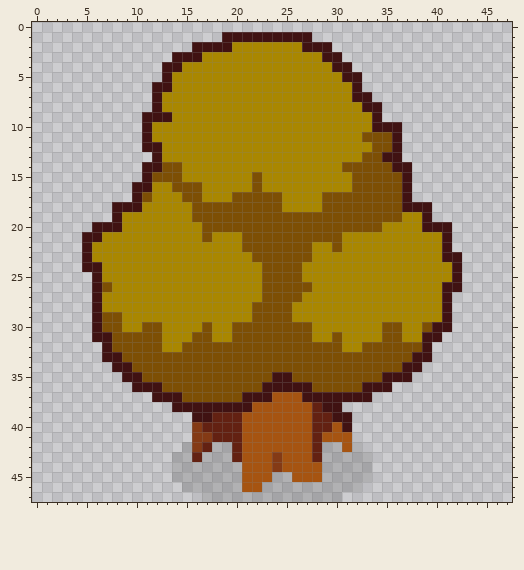
Pixel-art sprite, stored at Roguelike_unity/Assets/Art/Environment/Tree.png. The first picture shows the starting point.
The file is 48x48 pixels.
New version:
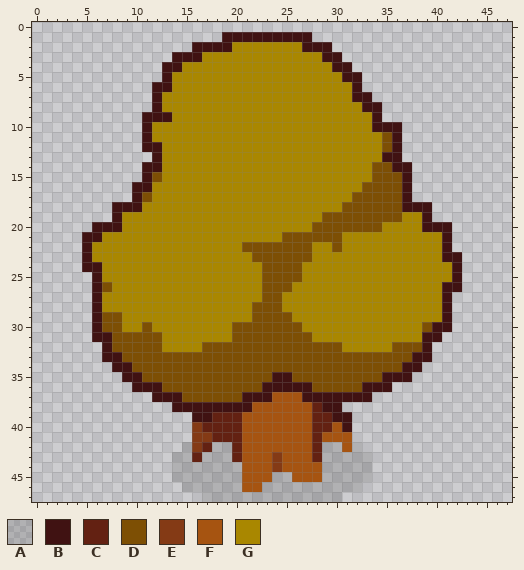
Palette (. is transparent): A #00000023  B #401212  C #632112  D #7d4f04  E #843a15  F #a65411  G #a98700
Changes in this commit:
@@ x 11..36 @@
 10 BGGGGGGGGGGGGGGGGGGGGGGBBB
-11 BGGGGGGGGGGGGGGGGGGGGGDDDB
-12 BBGGGGGGGGGGGGGGGGGGGGGDDB
-13 .BGGGGGGGGGGGGGGGGGGGGDDBB
-14 BBDDGGGGGGGGGGGGGGGGDDDDDB
-15 BDDDGGGGGGGDGGGGGGGGGDDDDD
-16 BGGDDDGGGGGDGGGGGGGGGDDDDD
-17 DGGGDDGGGDDDDDGGGGDDDDDDDD
-18 GGGGGDDDDDDDDDGGGGDDDDDDDD
-19 GGGGGDDDDDDDDDDDDDDDDDDDDD
-20 GGGGGGDDDDDDDDDDDDDDDDDDGG
-21 GGGGGGDGGGDDDDDDDDDDGGGGGG
+11 BGGGGGGGGGGGGGGGGGGGGGGGDB
+12 BBGGGGGGGGGGGGGGGGGGGGGGDB
+13 .BGGGGGGGGGGGGGGGGGGGGGGBB
+14 BBGGGGGGGGGGGGGGGGGGGGGDDB
+15 BDGGGGGGGGGGGGGGGGGGGGGDDD
+16 BGGGGGGGGGGGGGGGGGGGGGDDDD
+17 DGGGGGGGGGGGGGGGGGGGGDDDDD
+18 GGGGGGGGGGGGGGGGGGGGDDDDDD
+19 GGGGGGGGGGGGGGGGGGDDDDDDDD
+20 GGGGGGGGGGGGGGGGGDDDDDDDGG
+21 GGGGGGGGGGGGGGDDDDDDGGGGGG
 22 GGGGGGGGGGDDDDDDDGGDGGGGGG
@@ x 10..38 @@
 25 GGGGGGGGGGGGGDDDDGGGGGGGGGGGG
-26 GGGGGGGGGGGGGDDDDDGGGGGGGGGGG
-27 GGGGGGGGGGGGGDDDDGGGGGGGGGGGG
-28 GGGGGGGGGGGGDDDDGGGGGGGGGGGGG
+26 GGGGGGGGGGGGGDDDGGGGGGGGGGGGG
+27 GGGGGGGGGGGGGDDGGGGGGGGGGGGGG
+28 GGGGGGGGGGGGDDDGGGGGGGGGGGGGG
 29 GGGGGGGGGGGGDDDDGGGGGGGGGGGGG
-30 GDDGGGGDGGDDDDDDDDGGGGGGGDDGG
-31 DDDGGGDDGGDDDDDDDDGGDGGGGDDGG
-32 DDDGGDDDDDDDDDDDDDDDDGGDDDDDD
+30 GDGGGGGGGGDDDDDDDGGGGGGGGGGGG
+31 DDDGGGGGGGDDDDDDDDGGGGGGGGGGG
+32 DDDGGGGDDDDDDDDDDDDDDGGGGGDDD
 33 DDDDDDDDDDDDDDDDDDDDDDDDDDDDB
Pixel boxes of the changes (left, top, right, bottom) in both pictures:
changed: (152, 132, 402, 352)
